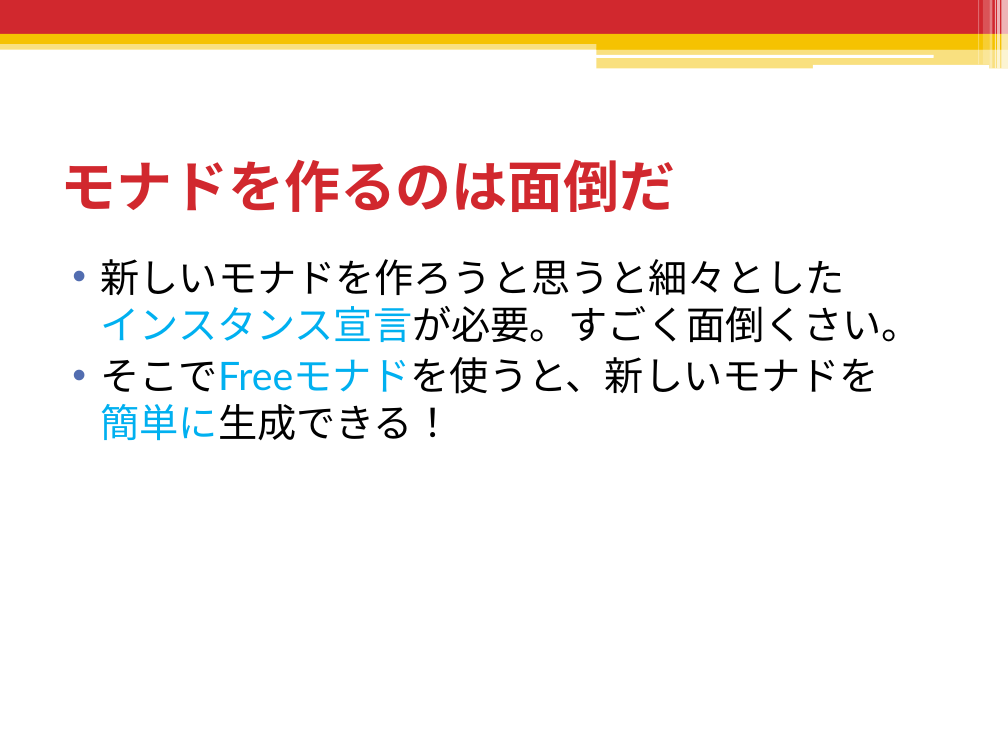
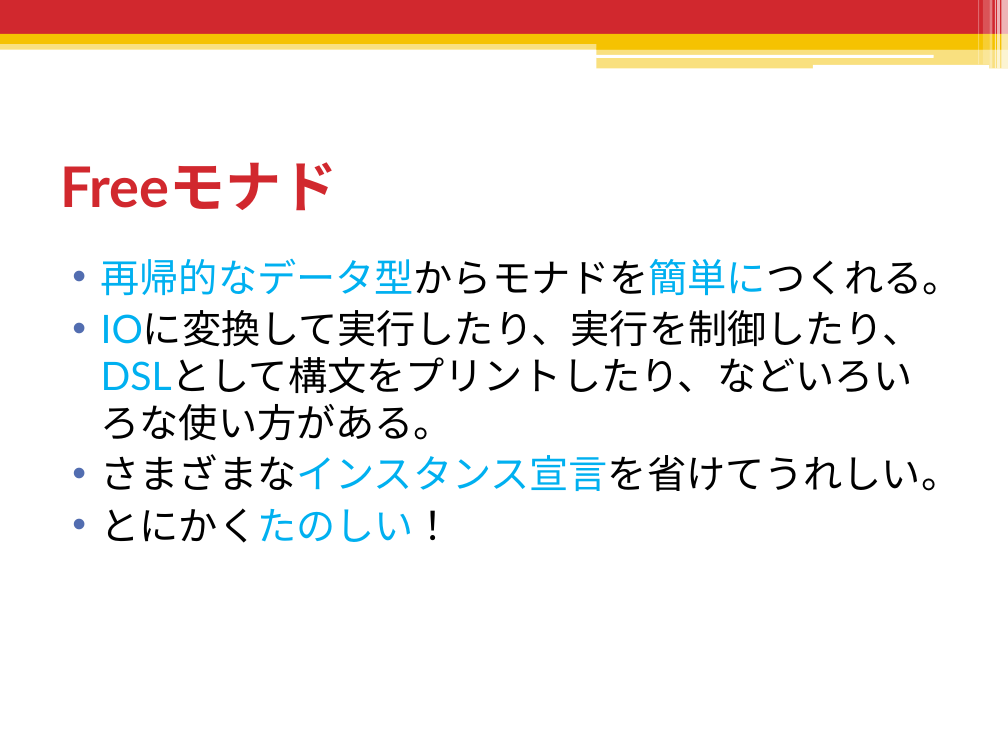
Before and after one commit to shiatsumat/HaskellLecture, a slide deck: slide 170 of 2_monad/slides/2_monad.pptx (slide 167 before the commit). Drawn at 1008x756 pixels with LibreOffice and Linux fonts; fonts in the diff are those of the drawing. Boxes give left, top, right and bottom in pixels: in the first picture for what was removed or moved away, otherwise in the second. Text is boxed around its words. In the diff, an @@ line names an element or a change of style, - is before the commit and + after.

```diff
--- a/2_monad/slides/2_monad.pptx
+++ b/2_monad/slides/2_monad.pptx
@@ title at (60,162,337,211): text changed @@
-モナドを作るのは面倒だ
+Freeモナド
@@ text at (101,258,962,543): text changed @@
-• 新しいモナドを作ろうと思うと細々とした
-  インスタンス宣言が必要。すごく面倒くさい。
-• そこでFreeモナドを使うと、新しいモナドを
-  簡単に生成できる！
+• 再帰的なデータ型からモナドを簡単につくれる。
+• IOに変換して実行したり、実行を制御したり、 DSLとして構文をプリントしたり、などいろいろな使い方がある。
+• さまざまなインスタンス宣言を省けてうれしい。
+• とにかくたのしい！
```
Also in this commit, not shown: 2 other slides changed, 1 slide added, 16 slides removed, 2 other files.
